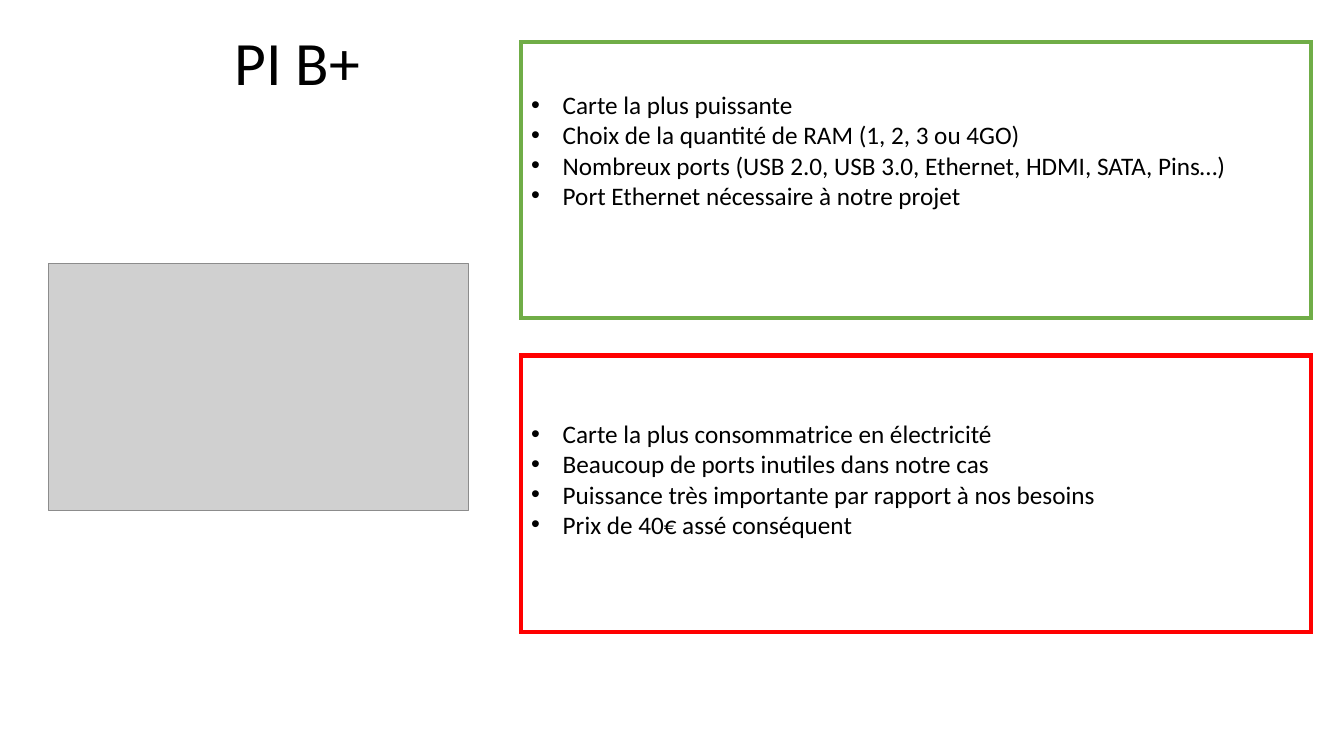
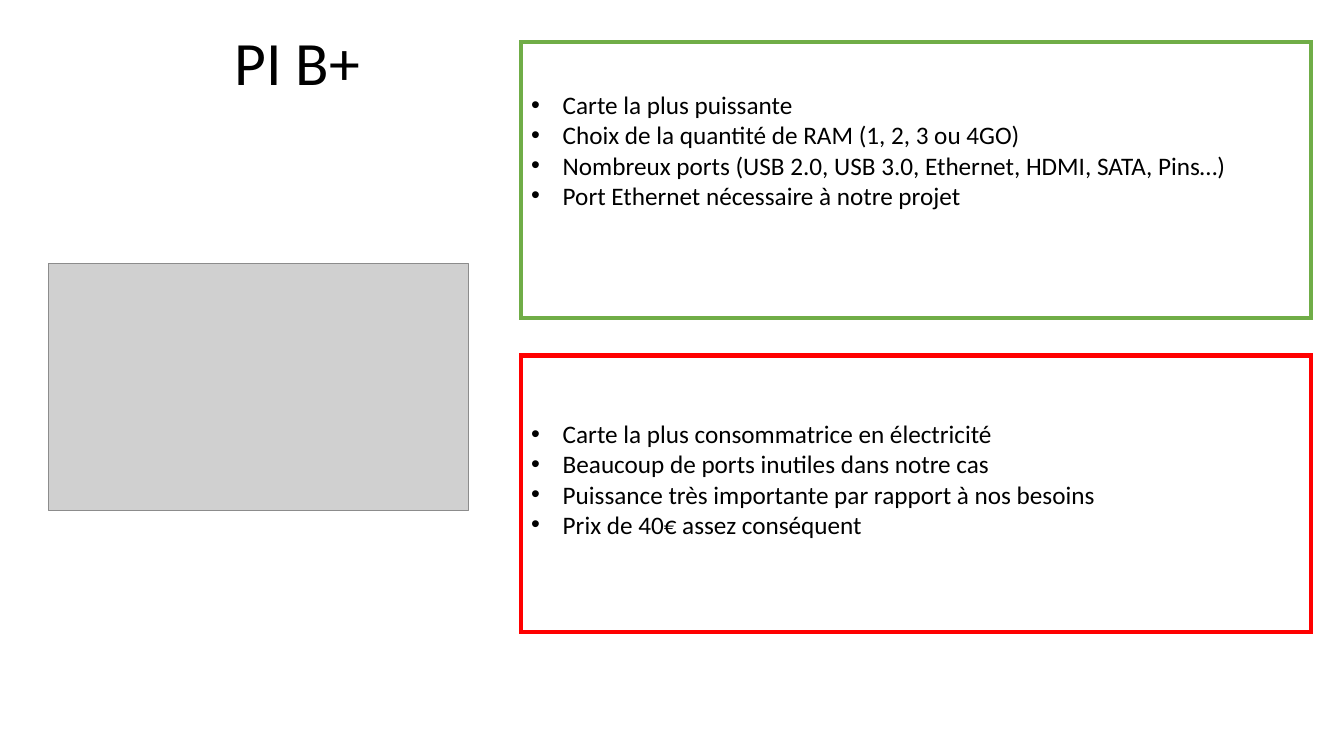
Before and after one commit to OceanStream-X-MiageSorbonne/Boitier, a slide deck: slide 10 of Documentation/Architecture Technique/Choix Hardware.pptx. Drawn at 1344x756 pixels with LibreOffice and Linux fonts; fonts in the diff are those of the drawing; grey boxes stand for pictures; background and template pictures are left out. Boxes give left, top, right and bottom in pixels: in the first picture for what was removed or moved away, otherwise in the second. Text is boxed around its words. In the diff, an @@ line names an element or a change of style, - is before the commit and + after.

```diff
--- a/Documentation/Architecture Technique/Choix Hardware.pptx
+++ b/Documentation/Architecture Technique/Choix Hardware.pptx
@@ text in rectangle at (x1=563, y1=516, x2=862, y2=538): text changed @@
-• Prix de 40€ assé conséquent
+• Prix de 40€ assez conséquent
```
Also in this commit, not shown: 7 other slides changed, 1 other file.
